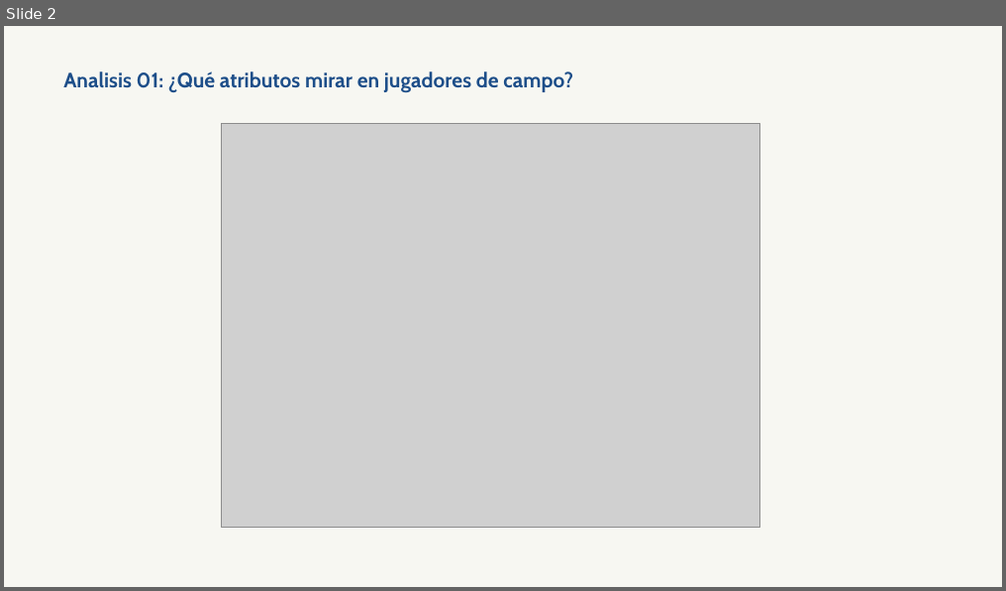
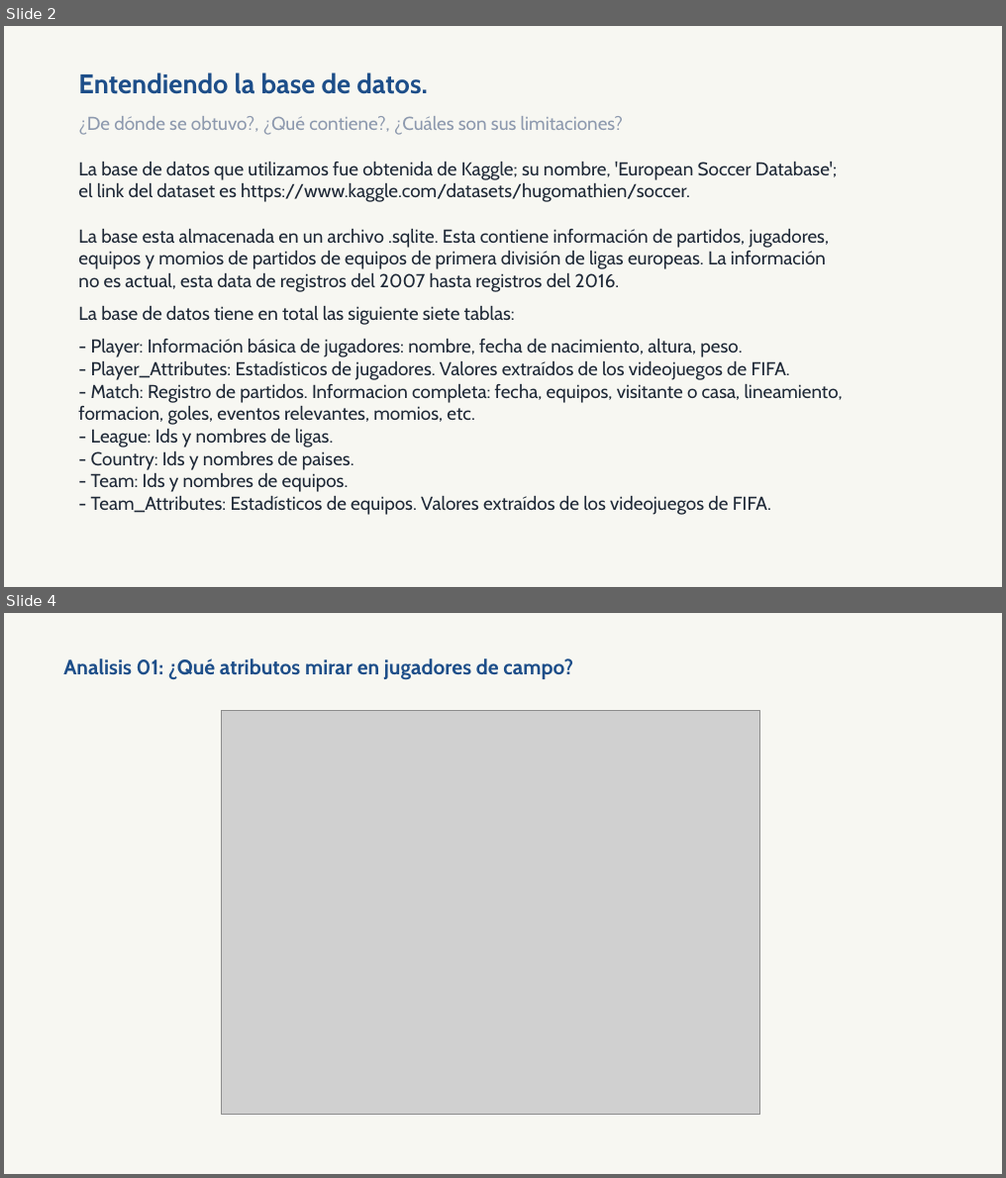
Before and after one commit to OssianV/Proyecto_analisis_soccer_europeo, a slide deck: OUTPUTS/presentacion_final.pptx. Shown one above the other, each under a label of ours: slide 2 before the commit, slides 2 and 4 after it; the slides between them are not shown. The pictures are 1006x591 and 1006x1178 pixels, drawn with LibreOffice and Linux fonts; fonts in the diff are those of the drawing; grey boxes stand for pictures. Boxes give left, top, right and bottom in pixels: in the first picture for what was removed or moved away, otherwise in the second. Text is boxed around its words. In the diff, an @@ line names an element or a change of style, - is before the commit and + after.

```diff
--- a/OUTPUTS/presentacion_final.pptx
+++ b/OUTPUTS/presentacion_final.pptx
@@ slide 2 added at box(4, 26, 1002, 587), background #F7F7F2 @@
@@ text added at box(78, 73, 428, 94), 26 pt, text #1D4E89, bold @@
+Entendiendo la base de datos.
@@ text added at box(78, 116, 623, 135), 18 pt, text #8D99AE @@
+¿De dónde se obtuvo?, ¿Qué contiene?, ¿Cuáles son sus limitaciones?
@@ text added at box(78, 162, 843, 515), 18 pt, text #1F2937 @@
+La base de datos que utilizamos fue obtenida de Kaggle; su nombre, 'European Soccer Database'; el link del dataset es https://www.kaggle.com/datasets/hugomathien/soccer.
+La base esta almacenada en un archivo .sqlite. Esta contiene información de partidos, jugadores, equipos y momios de partidos de equipos de primera división de ligas europeas. La información no es actual, esta data de registros del 2007 hasta registros del 2016.
+La base de datos tiene en total las siguiente siete tablas:
+- Player: Información básica de jugadores: nombre, fecha de nacimiento, altura, peso.
+- Player_Attributes: Estadísticos de jugadores. Valores extraídos de los videojuegos de FIFA.
+- Match: Registro de partidos. Informacion completa: fecha, equipos, visitante o casa, lineamiento, formacion, goles, eventos relevantes, momios, etc.
+- League: Ids y nombres de ligas.
+- Country: Ids y nombres de paises.
+- Team: Ids y nombres de equipos.
+- Team_Attributes: Estadísticos de equipos. Valores extraídos de los videojuegos de FIFA.
@@ what was slide 2 is now slide 4 @@
```
Also in this commit, not shown: 3 slides changed, 1 other slide added, 3 other files.
